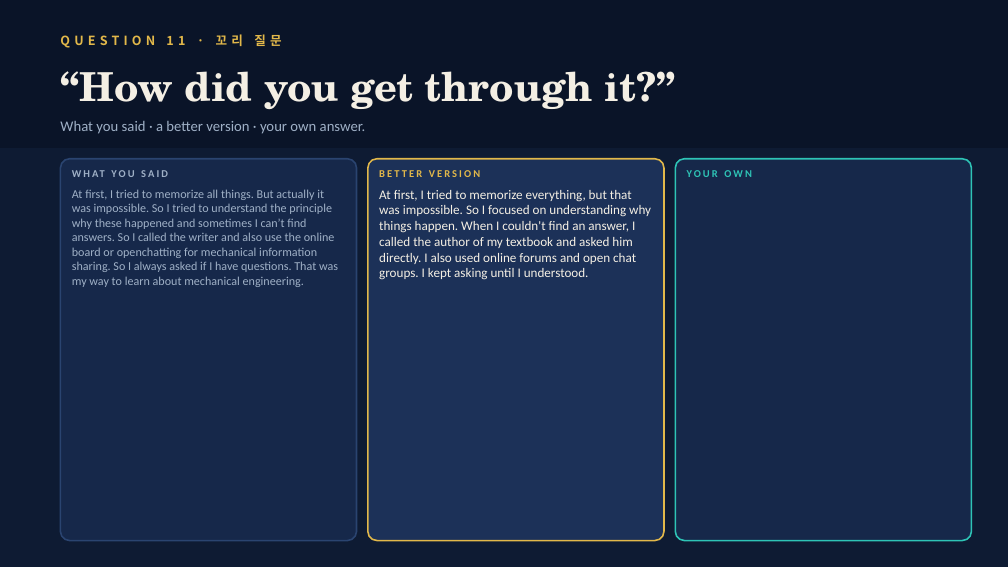
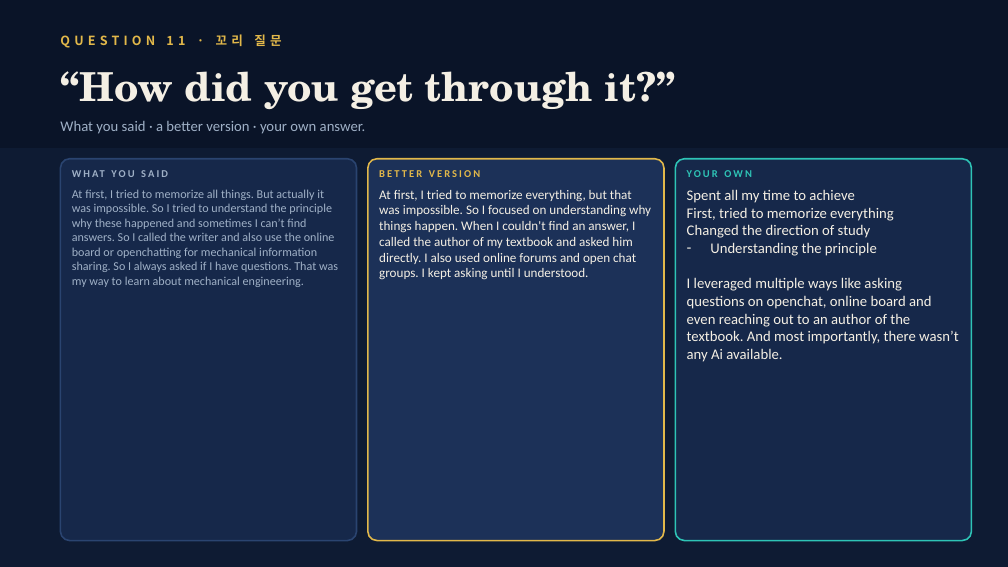
Before and after one commit to briankim-84/dea-m8q3, a slide deck: slide 20 of sanghyun-k3m7/Sanghyun_Class4_The_Full_Run.pptx. Drawn at 1008x567 pixels with LibreOffice and Linux fonts; fonts in the diff are those of the drawing. Boxes give left, top, right and bottom in pixels: in the first picture for what was removed or moved away, otherwise in the second. Text is boxed around its words. In the diff, an @@ line names an element or a change of style, - is before the commit and + after.

```diff
--- a/sanghyun-k3m7/Sanghyun_Class4_The_Full_Run.pptx
+++ b/sanghyun-k3m7/Sanghyun_Class4_The_Full_Run.pptx
@@ text added at (687,189,959,362), 14 pt, text #F4EFE4 @@
+Spent all my time to achieve
+First, tried to memorize everything
+Changed the direction of study
+– Understanding the principle
+I leveraged multiple ways like asking questions on openchat, online board and even reaching out to an author of the textbook. And most importantly, there wasn’t any Ai available.
```
Also in this commit, not shown: 17 other slides changed, 12 other files.
